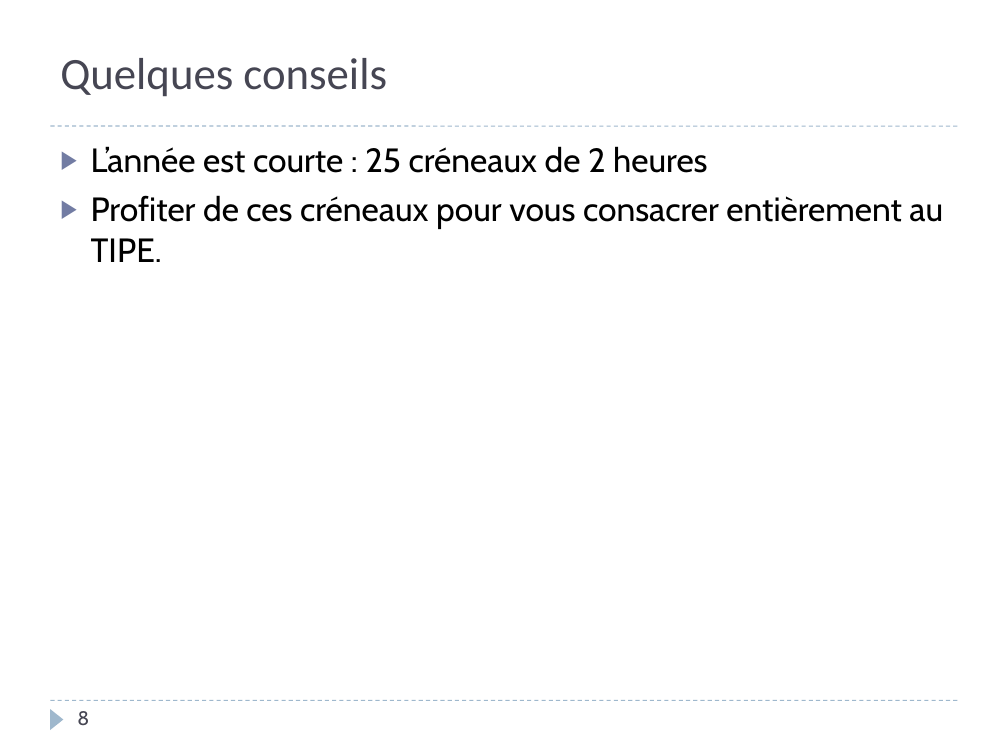
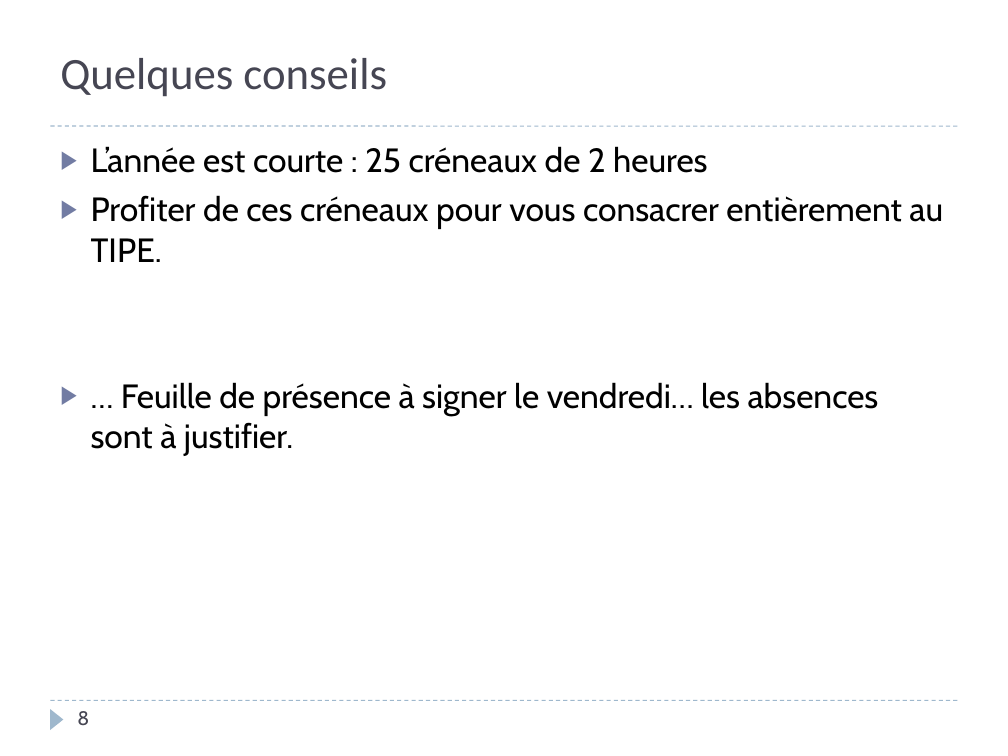
Before and after one commit to xpessoles/TIPE, a slide deck: slide 8 of Introduction_TIPE.pptx. Drawn at 1008x756 pixels with LibreOffice and Linux fonts; fonts in the diff are those of the drawing. Boxes give left, top, right and bottom in pixels: in the first picture for what was removed or moved away, otherwise in the second. Text is boxed around its words. In the diff, an @@ line names an element or a change of style, - is before the commit and + after.

Commit message:
MAKJ

```diff
--- a/Introduction_TIPE.pptx
+++ b/Introduction_TIPE.pptx
@@ text at (x1=91, y1=382, x2=879, y2=456): paragraph added @@
+▶ … Feuille de présence à signer le vendredi… les absences sont à justifier.
```
